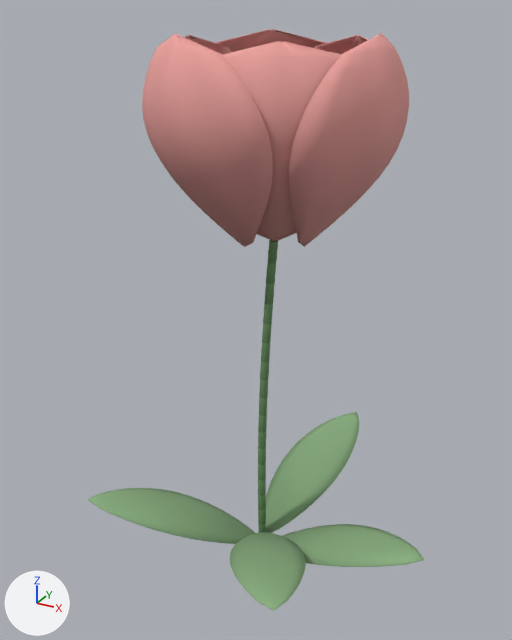
What one commit did to the glTF model www/models/flowers/tulip-fine-v2.glb.
Both versions are drawn from a camera (50 mm lens) standing at (1.23, -2.3, 2.31) and looking at (-0.04, 0.0, 1.16). The lights are fixed; the arrows at lower left show +X, +Y and +Z. The picture after the commit comes second. Vertices at exactly the same position are counted once.

In view in the first picture: 'tulip-fine-v2-leaf', 'tulip-fine-v2-petal', 'tulip-fine-v2-stem'.
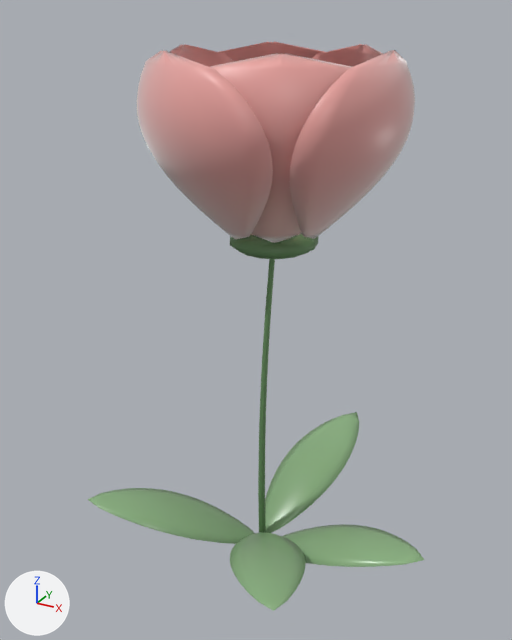
The change, as a list of edits to the scene's bpy script:
```text
Change mat_tulip_petal_001:
    where n0 = _N.new('ShaderNodeBsdfPrincipled'); n0.name = 'Principled BSDF'
    add n0.inputs[24].default_value = 1.0  # 'Sheen Weight'
Change me_tulip_fine_v2_petal:
    used by ob_tulip_fine_v2_petal; location = (0.0, 0.0, 0.0)
    remove me_tulip_fine_v2_petal.from_pydata(...)  # 2244 vertices, 4464 faces; spans x -0.416..0.503, y -0.464..0.458, z 1.507..2.243
    add me_tulip_fine_v2_petal.from_pydata(...)  # 2244 vertices, 4464 faces; spans x -0.435..0.522, y -0.483..0.477, z 1.543..2.195
    me_tulip_fine_v2_petal part 1: 2244 of 2244 vertices moved; they spanned x -0.416..0.503, y -0.464..0.458, z 1.507..2.243 and now span x -0.435..0.522, y -0.483..0.477, z 1.543..2.195; mean shift (0.0, 0.0, -0.01)
    me_tulip_fine_v2_petal part 2: 4197 kept faces spanning x -0.435..0.522, y -0.483..0.477, z 1.543..2.195 get new vertex colours; the middle colour goes from pink #db9590 to pink #e59c98
Change me_tulip_fine_v2_stem:
    used by ob_tulip_fine_v2_stem; location = (0.0, 0.0, 0.0)
    remove me_tulip_fine_v2_stem.from_pydata(...)  # 289 vertices, 288 faces; spans x -0.02..0.06, y -0.04..0.02, z 0.0..1.51
    add me_tulip_fine_v2_stem.from_pydata(...)  # 274 vertices, 502 faces; spans x -0.12..0.21, y -0.17..0.16, z 0.0..1.57
    me_tulip_fine_v2_stem part 3: a new loose piece of 104 vertices spanning x -0.12..0.21, y -0.17..0.16, z 1.46..1.57, in mat_tulip_stem_001
    me_tulip_fine_v2_stem part 4: 5 vertices moved within x 0.0..0.04, y -0.03..0.01, z 0.84..1.51; 203 vertices removed from x -0.02..0.06, y -0.04..0.01, z 0.08..1.51; 84 vertices added at x -0.01..0.05, y -0.03..0.0, z 0.0..1.51
```

Where the change shows, as pixel boxes [x1, y1, x2, y2] in the pictures (512 x 640 px; the box of a moved part takes in the faces that stretch with it):
'tulip-fine-v2-petal', surface changed, reshaped (7% shorter)
    before: [142, 29, 409, 247]
    after: [137, 41, 415, 243]
'tulip-fine-v2-stem', reshaped (324% wider)
    before: [258, 240, 278, 532]
    after: [230, 234, 318, 532]
part 1 of me_tulip_fine_v2_petal, moved or reshaped
    before: [151, 29, 402, 74]
    after: [142, 41, 411, 84]
part 2 of me_tulip_fine_v2_petal, edited (looks the same)
    both: [179, 45, 380, 239]
part 3 of me_tulip_fine_v2_stem, added
    after: [230, 234, 318, 259]
part 4 of me_tulip_fine_v2_stem, cut back
    before: [258, 240, 278, 532]
    after: [258, 259, 275, 495]
